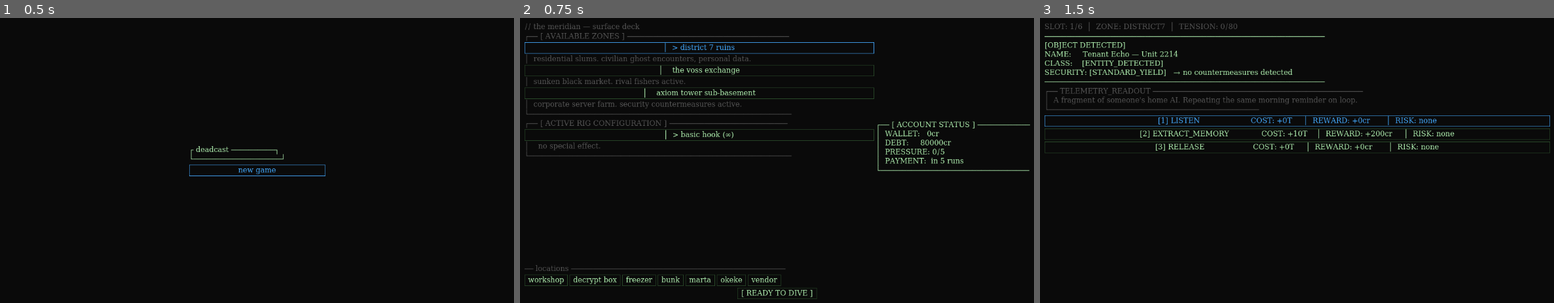
Above: before the commit, frames 1-3 (left to right).
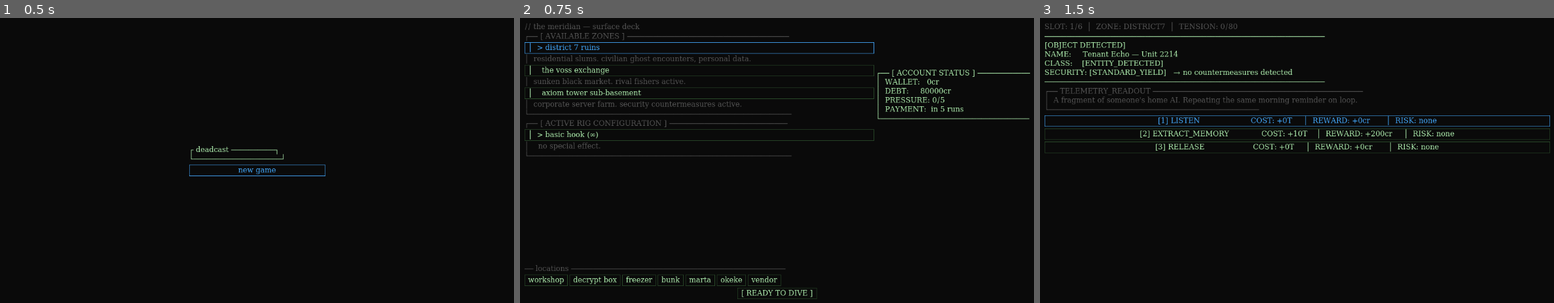
Above: after the commit, the same moments.

Repository: Teeohbee/deadcast
Game: Godot game, scene res://scenes/title_screen/TitleScreen.tscn
Same seed, same stepped clock (60 frames per second), same inputs: the game is played once before the commit and once after it.
Inputs:
- Up to frame 1 (0.5 s): no input
- Up to frame 2 (0.75 s): click "new game" at 0.5 s
- Up to frame 3 (1.5 s): click "[ READY TO DIVE ]" at 1.25 s

Frame 1 is identical in both runs. In frame 2, 2.8% of the frame differs, in the area x 1-100%, y 8-54%; in frame 3, nothing differs.

Commit message:
fix: surface deck button alignment and layout spacing
Left-align button text in ZoneSelector and LureEquip so the │ pipe
sits flush at the left edge instead of floating centred in the button.
Remove SIZE_EXPAND_FILL from ContentRow and add a spacer Control below
it so zones/account sit compact at the top, locations and dive button
anchor to the bottom.

Diff:
--- a/scenes/barge_hub/BargeHub.tscn
+++ b/scenes/barge_hub/BargeHub.tscn
@@ -25,7 +25,6 @@
 text = "// the meridian — surface deck"
 
 [node name="ContentRow" type="HBoxContainer" parent="VBoxContainer"]
-size_flags_vertical = 3
 
 [node name="LeftColumn" type="VBoxContainer" parent="VBoxContainer/ContentRow"]
 size_flags_horizontal = 3
@@ -40,6 +39,9 @@
 vertical_alignment = 0
 autowrap_mode = 0
 text = ""
+
+[node name="Spacer" type="Control" parent="VBoxContainer"]
+size_flags_vertical = 3
 
 [node name="SeparatorLabel" type="Label" parent="VBoxContainer"]
 text = "── locations ─────────────────────────────────────────────────"
--- a/scenes/barge_hub/LureEquip.gd
+++ b/scenes/barge_hub/LureEquip.gd
@@ -25,6 +25,7 @@
 		var is_equipped := GameState.current_lure != null and GameState.get_lure_id(GameState.current_lure) == lure_id
 		var btn := Button.new()
 		btn.focus_mode = Control.FOCUS_ALL
+		btn.alignment = HORIZONTAL_ALIGNMENT_LEFT
 		UIStyle.apply_button(btn)
 		btn.text = "%s%s (%s)" % [
 			"│  > " if is_equipped else "│    ",
--- a/scenes/barge_hub/ZoneSelector.gd
+++ b/scenes/barge_hub/ZoneSelector.gd
@@ -15,6 +15,7 @@
 
 		var btn := Button.new()
 		btn.focus_mode = Control.FOCUS_ALL
+		btn.alignment = HORIZONTAL_ALIGNMENT_LEFT
 		UIStyle.apply_button(btn)
 		btn.pressed.connect(func() -> void: GameState.select_zone(zone_id))
 		add_child(btn)
